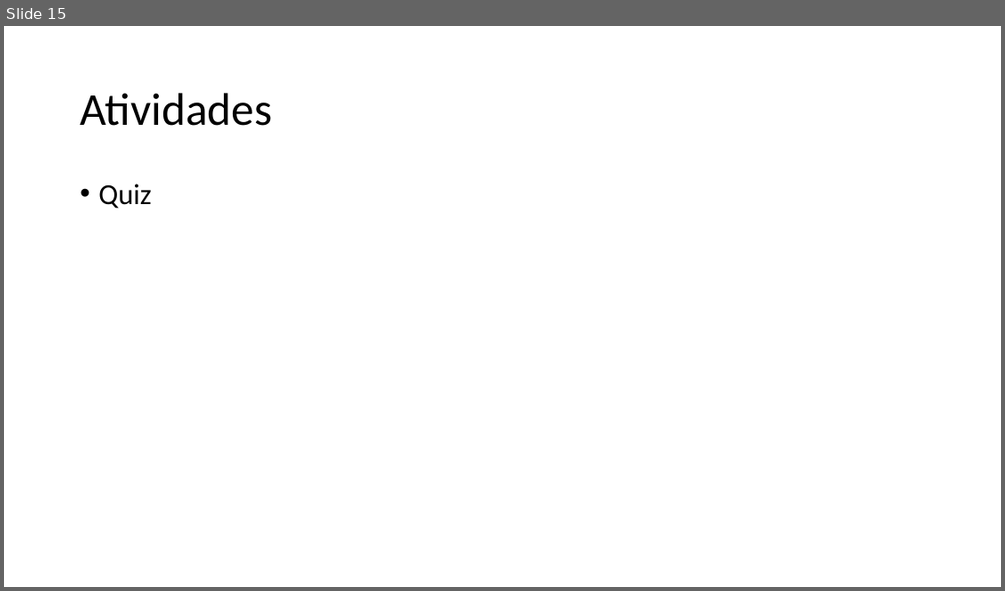
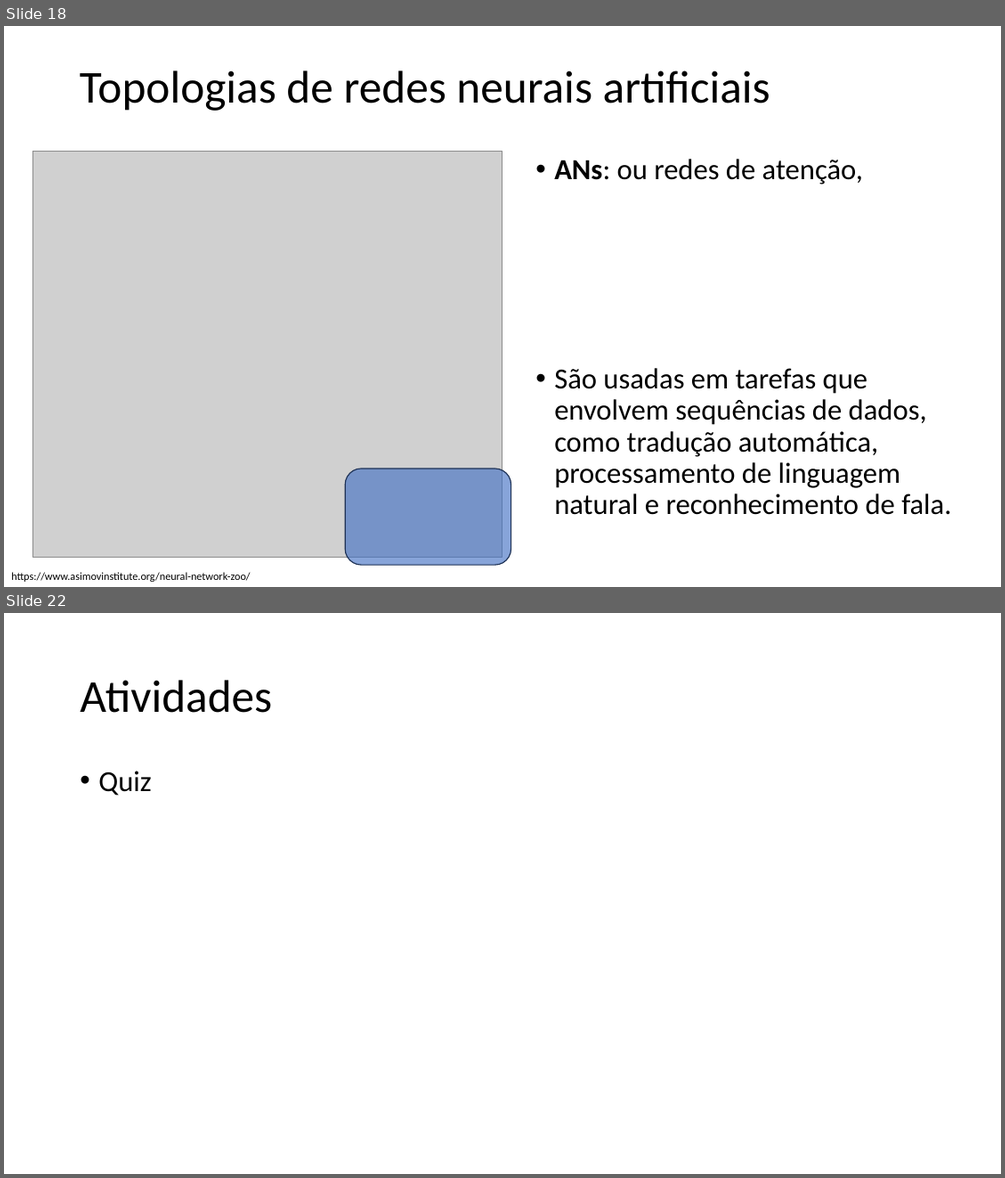
Before and after one commit to zz4fap/tp557-iot-ml, a slide deck: slides/TP557_3_Desafios_do_TinyML_machine_learning.pptx. Shown one above the other, each under a label of ours: slide 15 before the commit, slides 18 and 22 after it; the slides between them are not shown. The pictures are 1005x591 and 1005x1178 pixels, drawn with LibreOffice and Linux fonts; fonts in the diff are those of the drawing; grey boxes stand for pictures. Boxes give left, top, right and bottom in pixels: in the first picture for what was removed or moved away, otherwise in the second. Text is boxed around its words. In the diff, an @@ line names an element or a change of style, - is before the commit and + after.

```diff
--- a/slides/TP557_3_Desafios_do_TinyML_machine_learning.pptx
+++ b/slides/TP557_3_Desafios_do_TinyML_machine_learning.pptx
@@ slide 18 added at (4, 26, 1001, 587), background #FFFFFF @@
@@ title added at (80, 70, 770, 111), 44 pt, text #000000 @@
+Topologias de redes neurais artificiais
@@ picture added at (32, 151, 502, 557) @@
@@ text added at (554, 159, 951, 515), 28 pt, text #000000 @@
+• ANs: ou redes de atenção,
+• São usadas em tarefas que envolvem sequências de dados, como tradução automática, processamento de linguagem natural e reconhecimento de fala.
@@ rounded rectangle added at (345, 468, 511, 565), fill #4472C4 at 64% opacity, outline #1E3256 1 pt @@
@@ text added at (11, 572, 250, 581), 10.5 pt, text #000000 @@
+https://www.asimovinstitute.org/neural-network-zoo/
@@ what was slide 15 is now slide 22 @@
```
Also in this commit, not shown: 7 other slides added, 1 slide removed.
